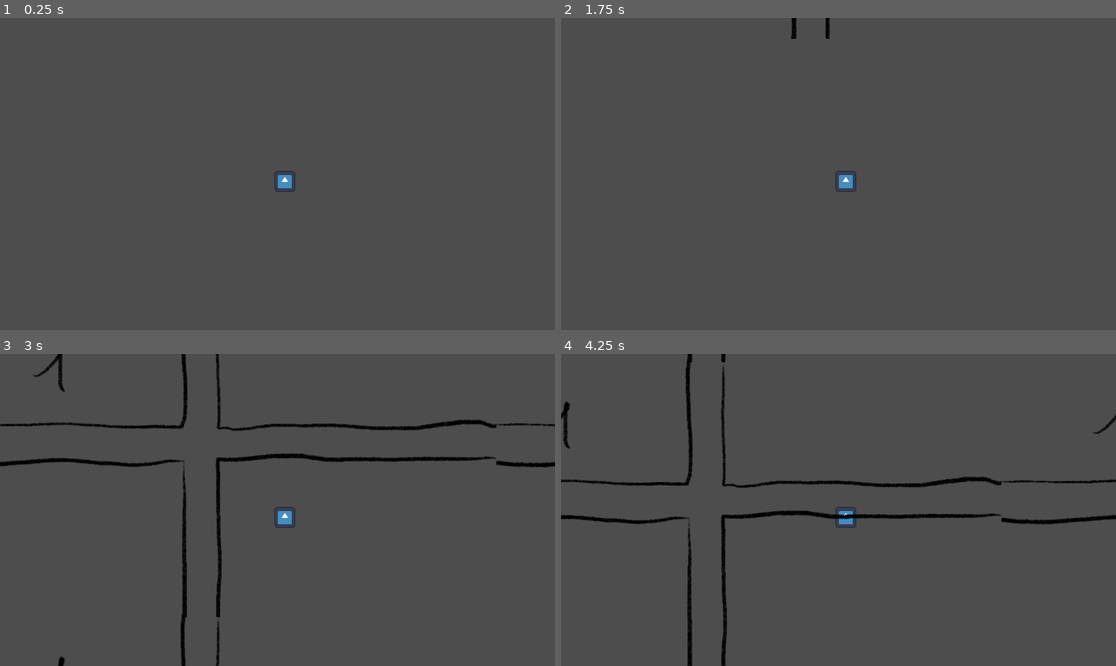
Above: before the commit, frames 1-4 (two rows, left to right).
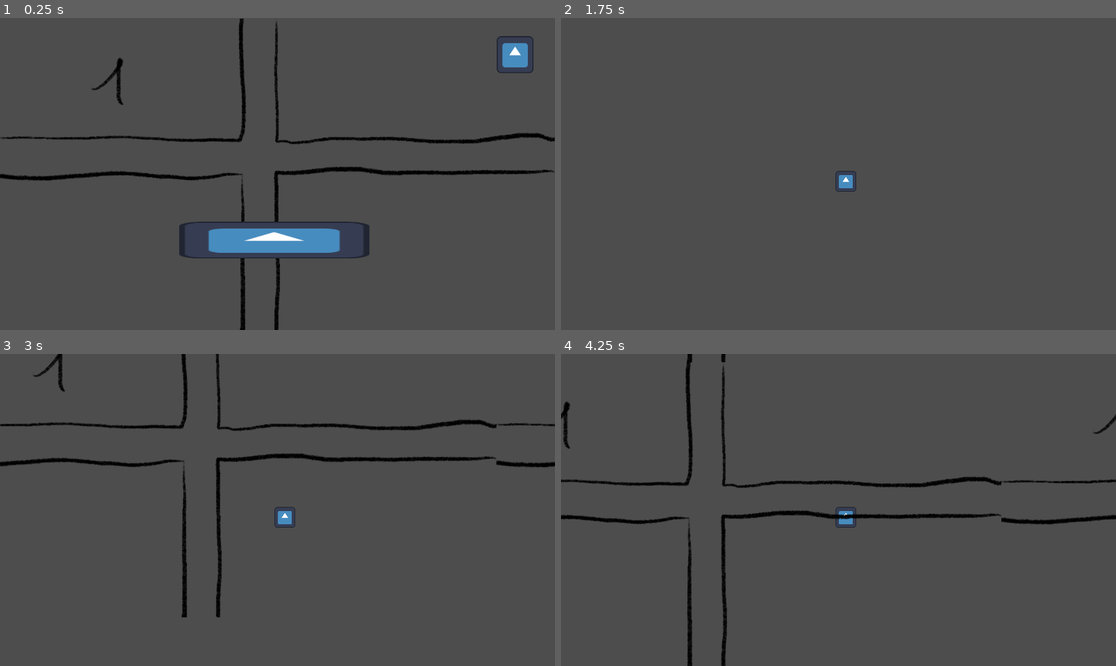
Above: after the commit, the same moments.

Repository: VanixWasTaken/Game-Jam
Game: Godot game, scene res://Scenes and Scripts/start_menu.tscn
Same seed, same stepped clock (60 frames per second), same inputs: the game is played once before the commit and once after it. Before the commit the project starts from res://Scenes and Scripts/level.tscn. The engine's default icon, where the game draws it, is replaced by a stand-in: a white triangle on a blue panel in a dark square.
Inputs (mouse positions are in pixels of both pictures, inside the frame that each line leads up to):
- Up to frame 1 (0.25 s): no input
- Up to frame 2 (1.75 s): click (832, 239) at 0.52 s; tap Enter at 1.25 s; hold D (ui_right) from 1.28 s (still down)
- Up to frame 3 (3 s): release D (ui_right) at 2.03 s; hold S (ui_down) 2.03-2.78 s; hold D (ui_right) from 2.78 s (still down)
- Up to frame 4 (4.25 s): release D (ui_right) at 3.53 s; hold W (ui_up) from 3.53 s (still down)

The runs differ from the first frame. In frame 1, 6.3% of the frame differs, in the area x 0-100%, y 0-100%; in frame 2, 0.1%; in frame 3, 0.2%; in frame 4, nothing differs.

Commit message:
added start menu

Diff:
--- /dev/null
+++ b/Scenes and Scripts/HUD/exit_button.gd
@@ -0,0 +1,6 @@
+extends TextureButton
+
+
+
+func _on_pressed():
+	get_tree().quit()
--- /dev/null
+++ b/Scenes and Scripts/HUD/exit_button.tscn
@@ -0,0 +1,12 @@
+[gd_scene load_steps=3 format=3 uid="uid://3gosd8jl8ker"]
+
+[ext_resource type="Texture2D" uid="uid://c4q07npf85uxo" path="res://Assets/icon.svg" id="1_ajwhu"]
+[ext_resource type="Script" path="res://Scenes and Scripts/HUD/exit_button.gd" id="2_c3bp4"]
+
+[node name="ExitButton" type="TextureButton"]
+offset_right = 40.0
+offset_bottom = 40.0
+texture_normal = ExtResource("1_ajwhu")
+script = ExtResource("2_c3bp4")
+
+[connection signal="pressed" from="." to="." method="_on_pressed"]
--- /dev/null
+++ b/Scenes and Scripts/HUD/start_button.gd
@@ -0,0 +1,6 @@
+extends TextureButton
+
+
+
+func _on_pressed():
+	get_tree().change_scene_to_file("res://Scenes and Scripts/level.tscn")
--- /dev/null
+++ b/Scenes and Scripts/HUD/start_button.tscn
@@ -0,0 +1,15 @@
+[gd_scene load_steps=3 format=3 uid="uid://cbggcbgan0wvy"]
+
+[ext_resource type="Script" path="res://Scenes and Scripts/HUD/start_button.gd" id="1_23pke"]
+[ext_resource type="Texture2D" uid="uid://c4q07npf85uxo" path="res://Assets/icon.svg" id="1_oiuy6"]
+
+[node name="StartButton" type="TextureButton"]
+offset_left = 656.0
+offset_top = 683.0
+offset_right = 1315.0
+offset_bottom = 811.0
+texture_normal = ExtResource("1_oiuy6")
+stretch_mode = 0
+script = ExtResource("1_23pke")
+
+[connection signal="pressed" from="." to="." method="_on_pressed"]
--- /dev/null
+++ b/Scenes and Scripts/start_menu.tscn
@@ -0,0 +1,47 @@
+[gd_scene load_steps=6 format=3 uid="uid://jwk6wcnbmqul"]
+
+[ext_resource type="Texture2D" uid="uid://78l4vivusxyb" path="res://Assets/tile_test_1.png" id="1_aao7s"]
+[ext_resource type="Texture2D" uid="uid://hqkhj0te3st2" path="res://Assets/tile_test_2.png" id="2_tmc53"]
+[ext_resource type="PackedScene" uid="uid://3gosd8jl8ker" path="res://Scenes and Scripts/HUD/exit_button.tscn" id="4_4frjo"]
+[ext_resource type="PackedScene" uid="uid://cbggcbgan0wvy" path="res://Scenes and Scripts/HUD/start_button.tscn" id="4_whi0i"]
+
+[sub_resource type="SpriteFrames" id="SpriteFrames_koc22"]
+animations = [{
+"frames": [{
+"duration": 1.0,
+"texture": ExtResource("1_aao7s")
+}, {
+"duration": 1.0,
+"texture": ExtResource("2_tmc53")
+}],
+"loop": true,
+"name": &"default",
+"speed": 5.0
+}]
+
+[node name="StartMenu" type="Control"]
+layout_mode = 3
+anchors_preset = 15
+anchor_right = 1.0
+anchor_bottom = 1.0
+grow_horizontal = 2
+grow_vertical = 2
+
+[node name="AnimatedSprite2D" type="AnimatedSprite2D" parent="."]
+position = Vector2(959, 542)
+sprite_frames = SubResource("SpriteFrames_koc22")
+frame_progress = 0.0512843
+
+[node name="ExitButton" parent="." instance=ExtResource("4_4frjo")]
+layout_mode = 0
+offset_left = 1718.0
+offset_top = 63.0
+offset_right = 1846.0
+offset_bottom = 191.0
+
+[node name="StartButton" parent="." instance=ExtResource("4_whi0i")]
+layout_mode = 0
+offset_left = 619.0
+offset_top = 705.0
+offset_right = 1278.0
+offset_bottom = 833.0
--- a/project.godot
+++ b/project.godot
@@ -11,7 +11,7 @@
 [application]
 
 config/name="Game Jam"
-run/main_scene="res://Scenes and Scripts/level.tscn"
+run/main_scene="res://Scenes and Scripts/start_menu.tscn"
 config/features=PackedStringArray("4.2", "Forward Plus")
 config/icon="res://Assets/icon.svg"
 
